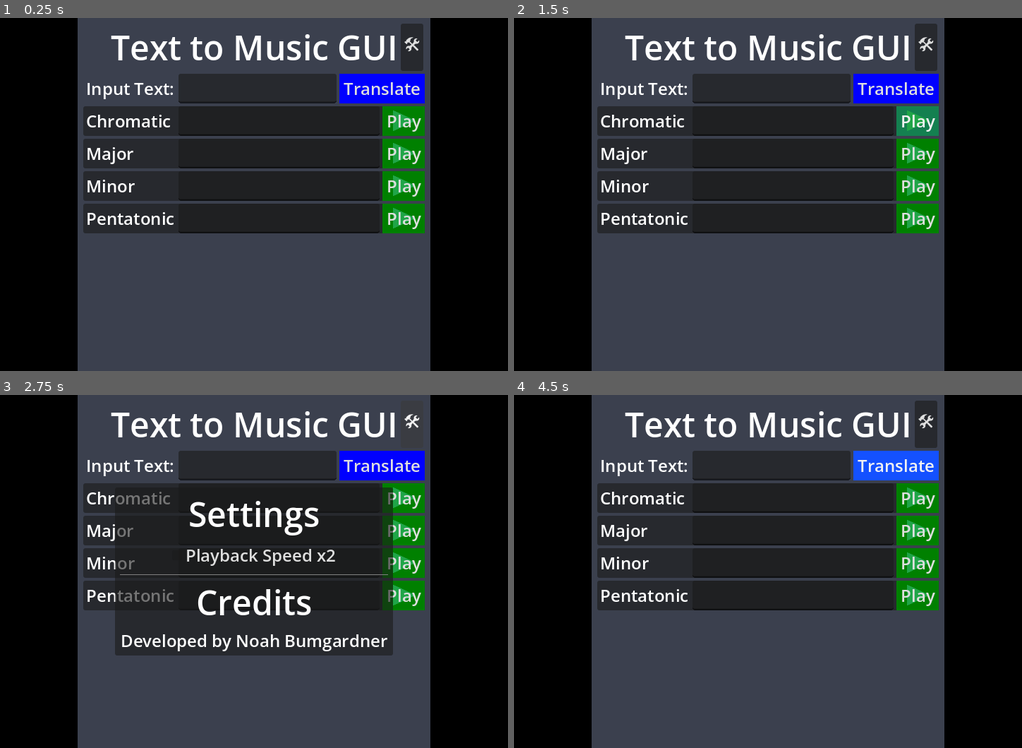
Above: before the commit, frames 1-4 (two rows, left to right).
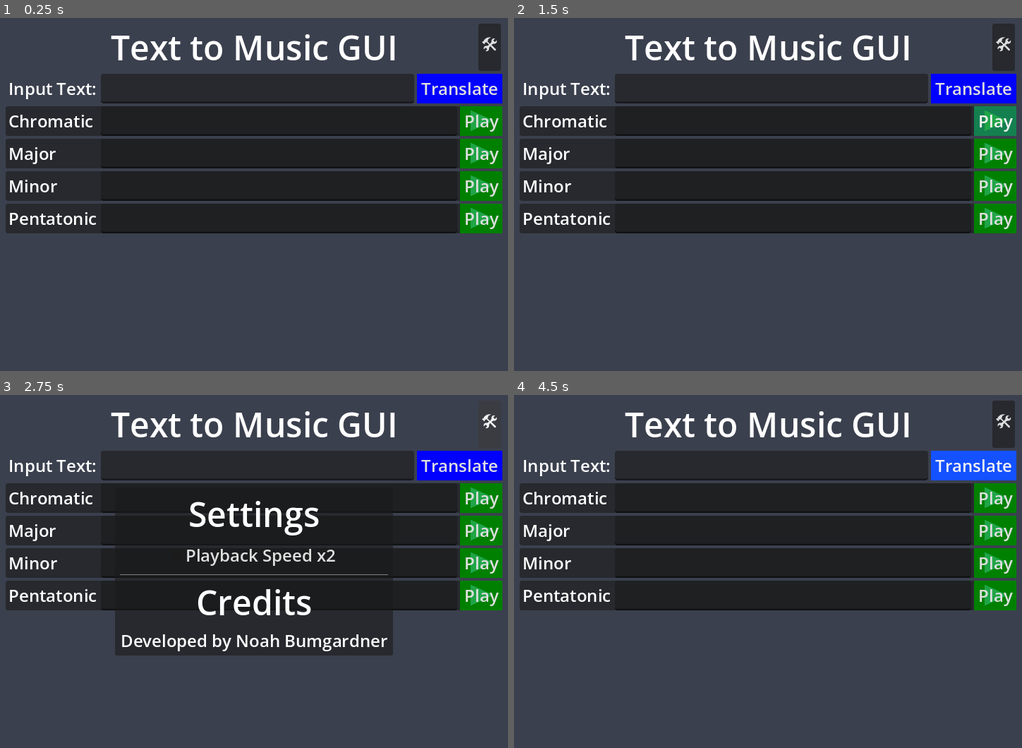
Above: after the commit, the same moments.

Repository: NBumgardner/text-to-music-gui-2015
Game: Godot game, scene res://scenes/main/main.tscn
The game is run twice, just before and just after one commit, with the same random seed, the same clock (stepped at 60 frames per second) and the same inputs.
Inputs:
- Up to frame 1 (0.25 s): no input
- Up to frame 2 (1.5 s): click "Play" at 0.5 s; click "Play" at 1.25 s
- Up to frame 3 (2.75 s): click "🛠" at 2 s
- Up to frame 4 (4.5 s): click "Translate" at 2.75 s; click "🛠" at 3.5 s; click "Translate" at 4.25 s

The runs differ from the first frame. In frame 1, 38% of the frame differs, in the area x 0-100%, y 0-100%; in frame 2, 38%; in frame 3, 38%; in frame 4, 38%.

Commit message:
Allow Wider Render without Aspect Ratio

Diff:
--- a/v2-godot/project.godot
+++ b/v2-godot/project.godot
@@ -22,7 +22,7 @@
 window/size/viewport_width=720
 window/size/viewport_height=500
 window/stretch/mode="canvas_items"
-window/stretch/aspect="expand"
+window/stretch/aspect="keep_height"
 window/handheld/orientation=1
 
 [rendering]
--- a/v2-godot/scenes/main/main.tscn
+++ b/v2-godot/scenes/main/main.tscn
@@ -10,26 +10,5 @@
 grow_horizontal = 2
 grow_vertical = 2
 
-[node name="ColorRectOffScreen" type="ColorRect" parent="." unique_id=1297583770]
+[node name="TextToMusicGui" parent="." unique_id=91122744 instance=ExtResource("2_k2fmo")]
 layout_mode = 1
-anchors_preset = 15
-anchor_right = 1.0
-anchor_bottom = 1.0
-grow_horizontal = 2
-grow_vertical = 2
-color = Color(0, 0, 0, 1)
-
-[node name="AspectRatioContainer" type="AspectRatioContainer" parent="." unique_id=1109665564]
-layout_mode = 1
-anchors_preset = 15
-anchor_right = 1.0
-anchor_bottom = 1.0
-grow_horizontal = 2
-grow_vertical = 2
-
-[node name="ColorRect2" type="ColorRect" parent="AspectRatioContainer" unique_id=1782867467]
-layout_mode = 2
-color = Color(0.23023573, 0.25136867, 0.30629554, 1)
-
-[node name="TextToMusicGui" parent="AspectRatioContainer" unique_id=91122744 instance=ExtResource("2_k2fmo")]
-layout_mode = 2
